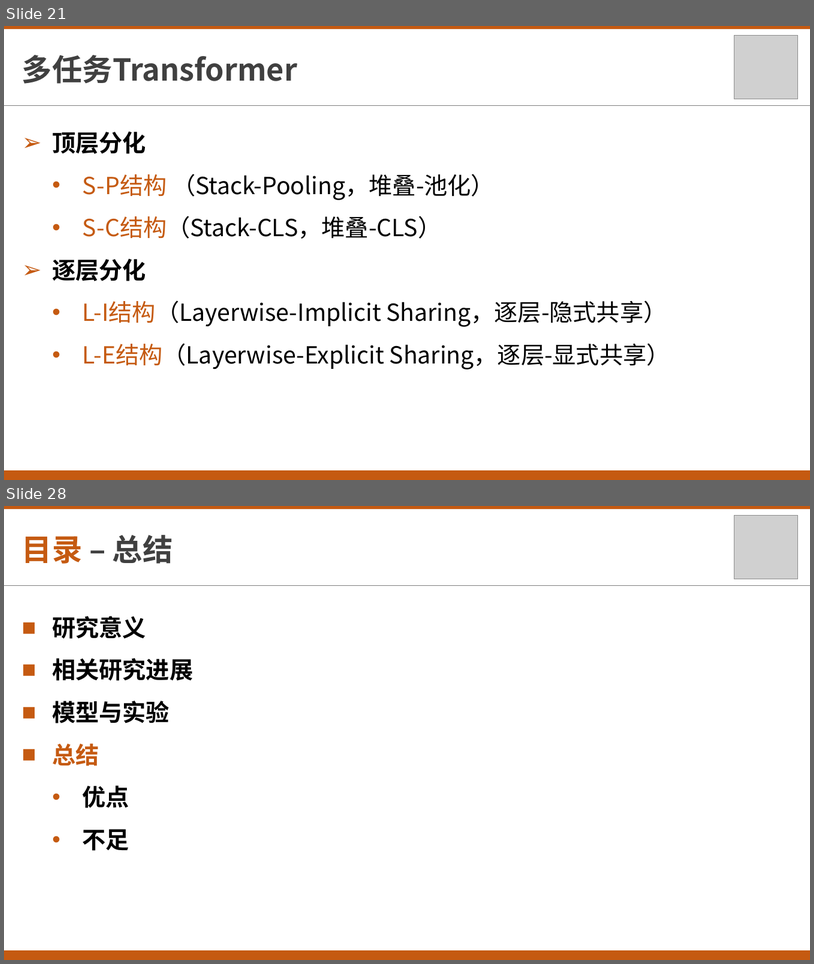
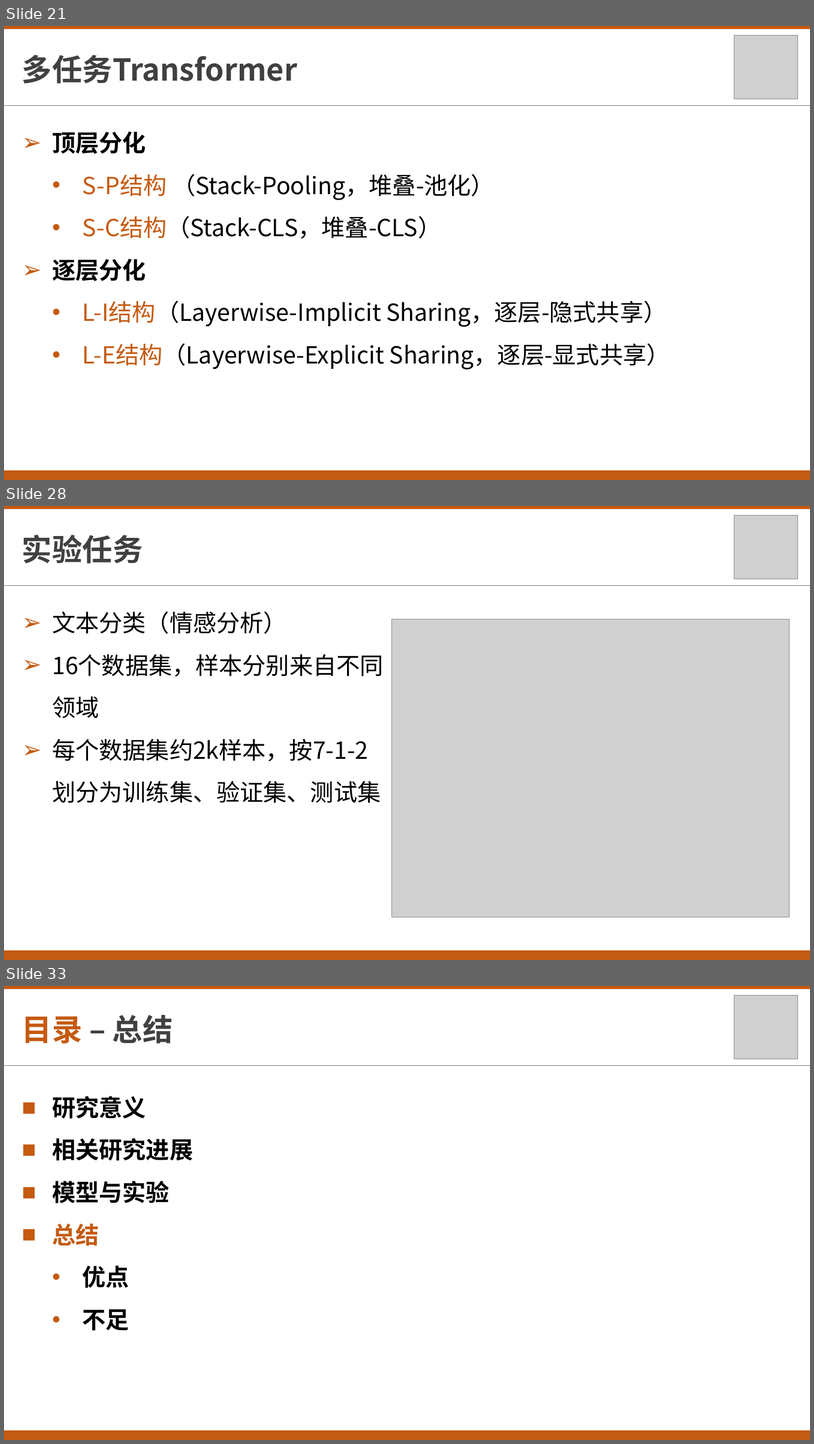
Before and after one commit to txsun1997/Bachelor-Thesis-XDU, a slide deck: materials/毕业设计答辩.pptx. Shown one above the other, each under a label of ours: slides 21 and 28 before the commit, slides 21, 28 and 33 after it; the slides between them are not shown. The pictures are 814x964 and 814x1444 pixels, drawn with LibreOffice and Linux fonts; fonts in the diff are those of the drawing; grey boxes stand for pictures. Boxes give left, top, right and bottom in pixels: in the first picture for what was removed or moved away, otherwise in the second. Text is boxed around its words. In the diff, an @@ line names an element or a change of style, - is before the commit and + after.

```diff
--- a/materials/毕业设计答辩.pptx
+++ b/materials/毕业设计答辩.pptx
@@ slide 28 added at (4, 506, 810, 960), background #FFFFFF @@
@@ rectangle added at (4, 506, 810, 509), fill #C55A11 @@
@@ picture added at (735, 515, 799, 579) @@
@@ text added at (22, 534, 143, 564), 36 pt, text #404040, bold @@
+实验任务
@@ line added from (4, 585) to (810, 585), #808080 0.5 pt @@
@@ text added at (52, 611, 383, 802), 28 pt, text #000000 @@
+➢ 文本分类（情感分析）
+➢ 16个数据集，样本分别来自不同领域
+➢ 每个数据集约2k样本，按7-1-2划分为训练集、验证集、测试集
@@ picture added at (392, 619, 790, 917) @@
@@ rectangle added at (4, 950, 810, 960), fill #C55A11 @@
@@ what was slide 28 is now slide 33 @@
```
Also in this commit, not shown: 6 slides changed, 5 other slides added.
